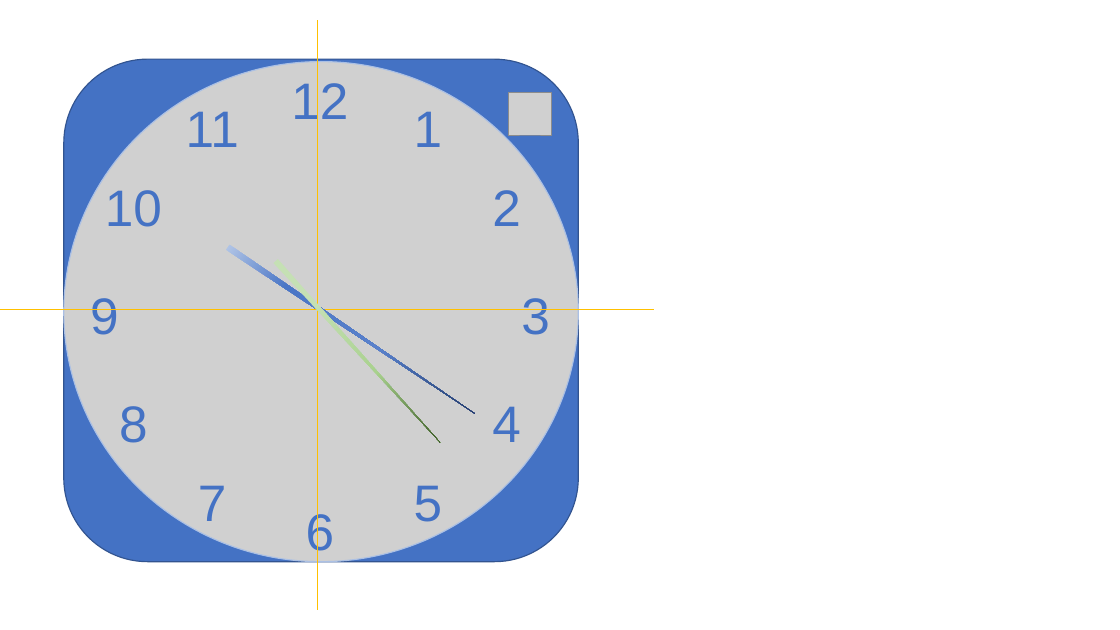
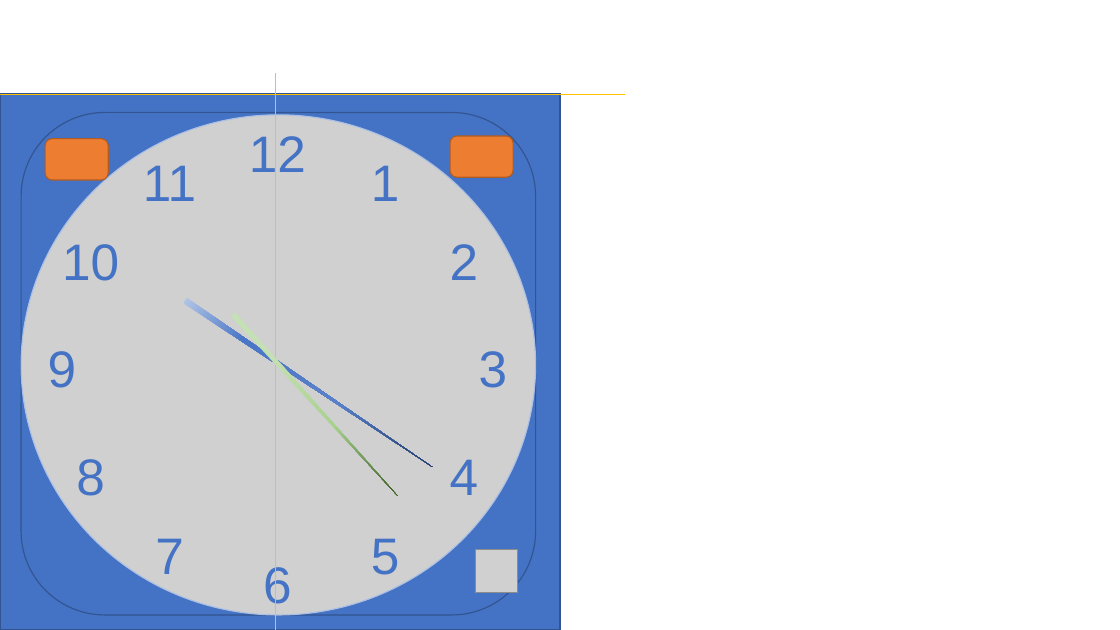
Before and after one commit to Joiner12/Python_MS, a slide deck: slide 5 of ToolInOne/Doc/draft.pptx. Drawn at 1120x630 pixels with LibreOffice and Linux fonts; fonts in the diff are those of the drawing; grey boxes stand for pictures. Boxes give left, top, right and bottom in pixels: in the first picture for what was removed or moved away, otherwise in the second. Text is boxed around its words. In the diff, an @@ line names an element or a change of style, - is before the commit and + after.

```diff
--- a/ToolInOne/Doc/draft.pptx
+++ b/ToolInOne/Doc/draft.pptx
@@ line moved from (318, 610) - (318, 20) to (275, 630) - (275, 73) @@
@@ line moved from (654, 309) - (0, 309) to (626, 94) - (0, 94) @@
@@ rectangle added at bbox=[0, 94, 560, 630], fill #4472C4, outline #325491 1 pt @@
@@ rounded rectangle added at bbox=[45, 139, 108, 180], fill #ED7D31, outline #AF5C24 1 pt @@
@@ rounded rectangle added at bbox=[450, 136, 513, 177], fill #ED7D31, outline #AF5C24 1 pt @@
@@ 11 frees, 1 picture, 1 rounded rectangle, 1 triangle: place and size @@
-11 frees, 1 picture, 1 rounded rectangle, 1 triangle at bbox=[64, 59, 579, 576]
+11 frees, 1 picture, 1 rounded rectangle, 1 triangle at bbox=[21, 113, 536, 630]
@@ free "9": place and size @@
-free "9" at bbox=[61, 276, 147, 361]
+free "9" at bbox=[19, 329, 105, 414]
@@ triangle: place and size @@
-triangle at bbox=[273, 259, 442, 444]
+triangle at bbox=[231, 312, 400, 497]
@@ picture: place and size @@
-picture at bbox=[509, 92, 552, 135]
+picture at bbox=[476, 550, 518, 593]
```
Also in this commit, not shown: 5 other files.
